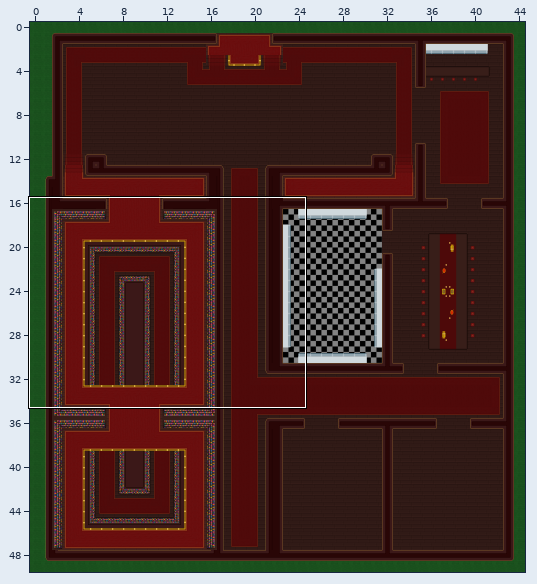
Tiled map -- assets/Maps/MansionMap.tmx. Above: a wide view before the commit, with the close-up outlined.
Close-up. Earlier state:
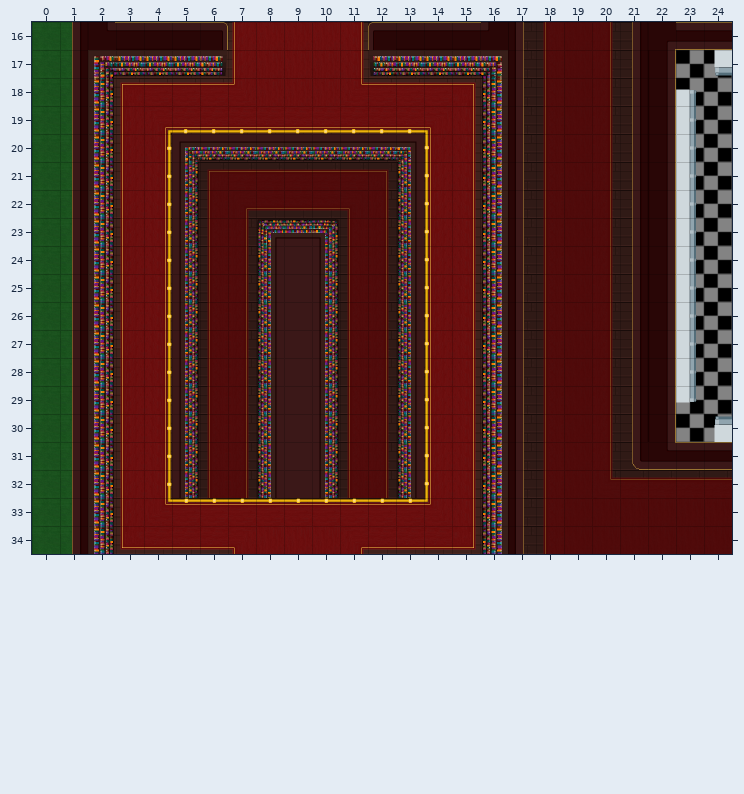
Cells are 64x64 px. Shown: x 0..24, y 16..34. The commit also changed other parts of the map, which this record leaves out.
And afterwards:
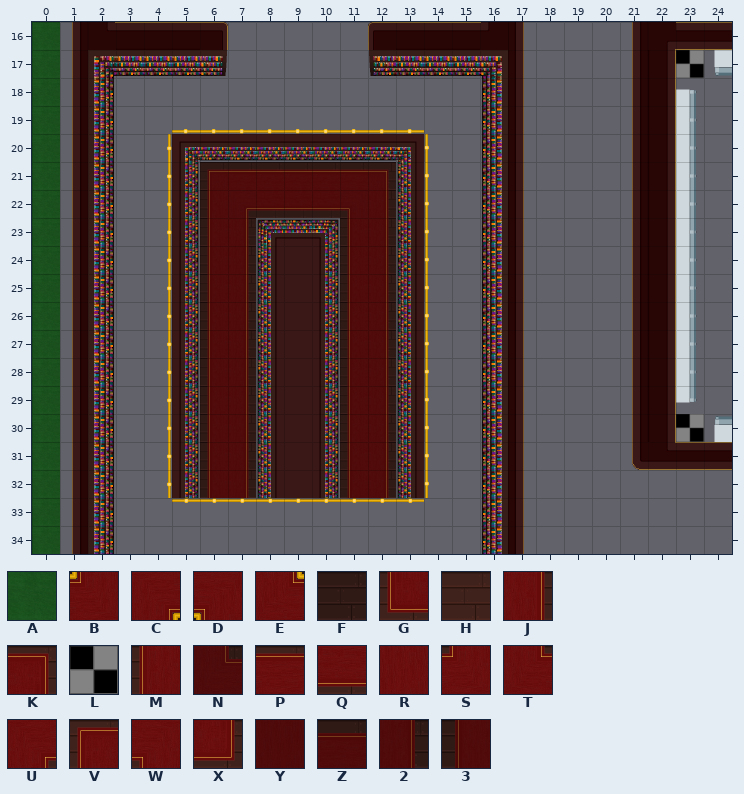
Key: from "Grass": A 0 "grass01"; from "fence": B 2 "fenceCornerInner", C 2 turned 180 "fenceCornerInner", D 2 turned 270 "fenceCornerInner", E 2 turned 90 "fenceCornerInner"; from "mansionTiles": F 0 "floorWood003", G 6 "floorRug012", H 9 "floorWood002", J 14 "floorRug002", K 15 "floorRug013", L 19 "floorChecker003", M 23 "floorRug002", N 25 "floorRug024", P 32 "floorRug003", Q 41 "floorRug004", R 50 "floorRug005", S 54 "floorRug006", T 55 "floorRug007", U 56 "floorRug008", V 57 "floorRug010", W 58 "floorRug009", X 59 "floorRug011", Y 60 "floorRug014", Z 64 "floorRug016", 2 65 "floorRug017", 3 66 "floorRug018".
_ is an empty cell.
The commit says: fixed grass spot
Change:
Layer "ground" (now hidden):
Tile 2 is removed in rows 16 to 31 at x 20.
Tile 3 is removed in rows 16 to 34 at x 18.
Tile A is removed in rows 16 to 34 at x 1.
Tile B is removed in row 33 at x 14.
Tile C is removed in row 19 at x 4.
Tile D is removed in row 19 at x 14.
Tile E is removed in row 33 at x 4.
Tile F is removed in rows 16 to 19 at x 17 and 21; in row 20 at x 6 to 12, 17 and 21; in rows 21 to 22 at x 5, 13, 17 and 21; in row 23 at x 5, 8 to 10, 13, 17 and 21; in rows 24 to 31 at x 5, 8, 10, 13, 17 and 21; in row 32 at x 5, 8, 10, 13 and 17.
Tile F is removed in rows 33 to 34 at x 17.
Tile G is removed in row 34 at x 3.
Tile H is removed in row 17 at x 3 to 6 and 12 to 15; in rows 18 to 34 at x 2 and 16.
Tile J is removed in rows 16 to 17 at x 11; in row 19 at x 15; in rows 20 to 32 at x 4 and 15; in row 33 at x 15.
Tile K is removed in row 18 at x 15.
Tile L is removed in row 17 at x 24; in rows 18 to 29 at x 23 to 24; in row 30 at x 24.
Tile M is removed in rows 16 to 17 at x 7; in row 19 at x 3; in rows 20 to 32 at x 3 and 14; in row 33 at x 3.
Tile N is removed in row 32 at x 20.
Tile P is removed in row 18 at x 4 to 6 and 12 to 14; in row 33 at x 5 to 13.
Tile Q is removed in row 19 at x 5 to 13; in row 34 at x 4 to 6 and 12 to 14.
Tile R is removed in rows 16 to 18 at x 8 to 10; in row 34 at x 8 to 10.
Tile S is removed in row 18 at x 7.
Tile T is removed in row 18 at x 11.
Tile U is removed in row 34 at x 11.
Tile V is removed in row 18 at x 3.
Tile W is removed in row 34 at x 7.
Tile X is removed in row 34 at x 15.
Tile Y is removed in rows 16 to 32 at x 19; in rows 33 to 34 at x 19 to 24.
Tile Z is removed in row 32 at x 21 to 24.
Boxes around the changes in both close-ups, in picture pixels (x1, y1, x2, y2):
removed: (60, 22, 732, 554)
